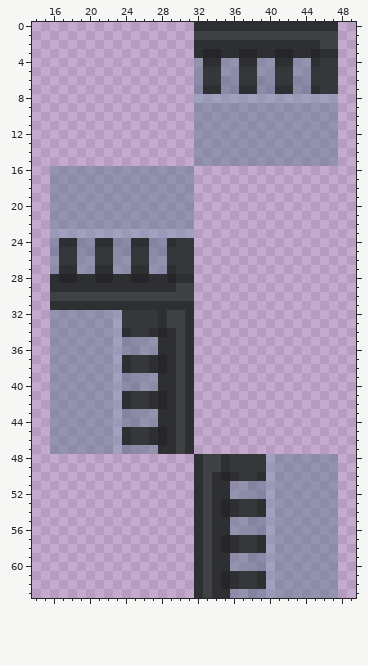
Pixel-art sprite, stored at Resources/Textures/Structures/Windows/reinforced_window.rsi/rwindow3.png. Above, as it was before the edit.
The file is 64x64 pixels. Colours within 5 levels of each other are drawn and written as one. Shown: x 14..49, y 0..63.
Now the later version:
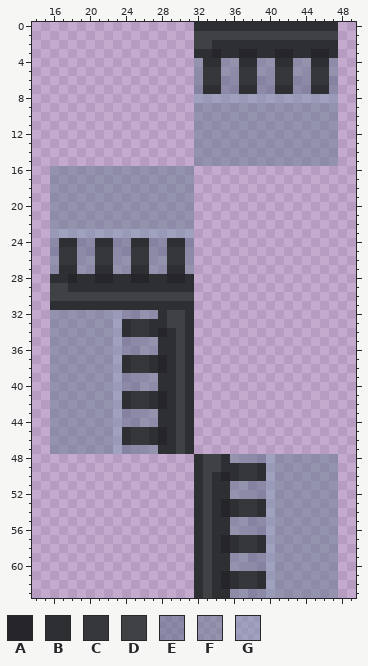
Palette (. is transparent): A #25252a  B #2e2f33  C #36373a  D #404144  E #51668179  F #5f798b79  G #7797af79
The edit:
y 2: x 32..33 BB -> DD; x 46..47 DD -> BB
y 3: x 33 A -> B; x 46 B -> A
y 4: x 46..47 CC -> BF
y 5: x 47 C -> F
y 6: x 47 C -> E
y 7: x 46..47 CC -> BE
y 24: x 30..31 CC -> BE
y 25: x 31 C -> E
y 26: x 31 C -> F
y 27: x 30..31 CC -> BF
y 28: x 17 A -> B; x 30 B -> A
y 29: x 16..17 BB -> DD; x 30..31 DD -> BB
y 32: x 24..27 CCCC -> EEFF
y 33: x 24 C -> B; x 27 C -> B
y 48: x 36..39 CCCC -> FFEE
y 49: x 36 C -> B; x 39 C -> B
